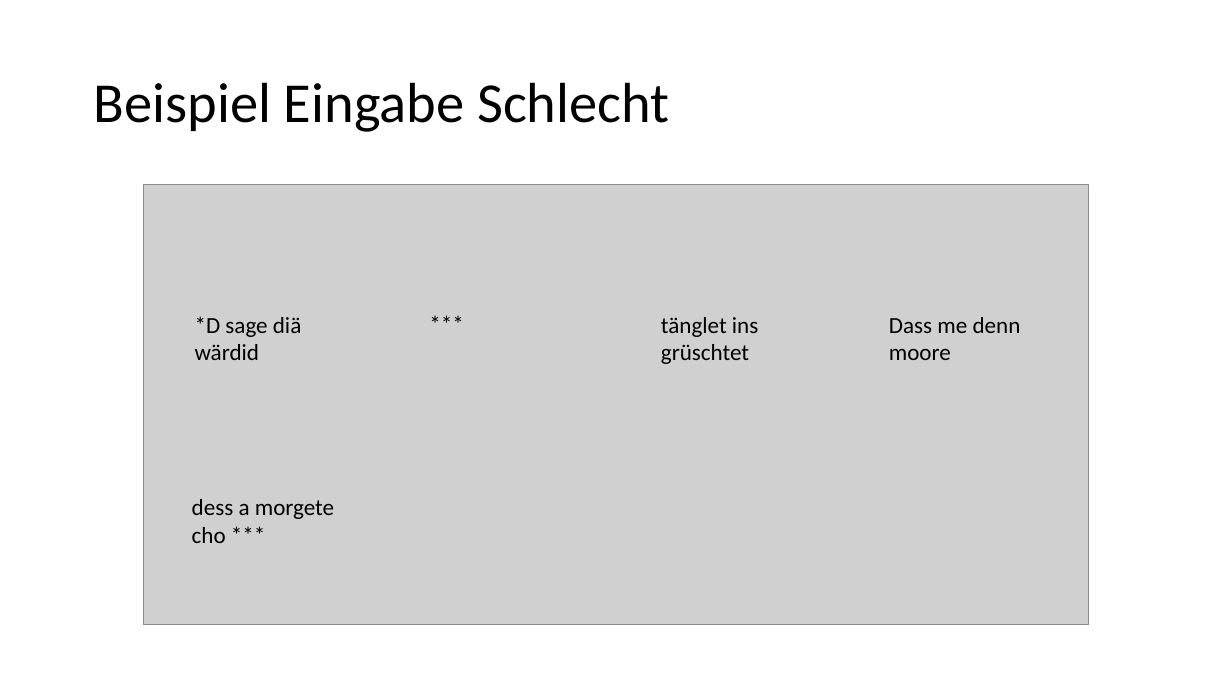
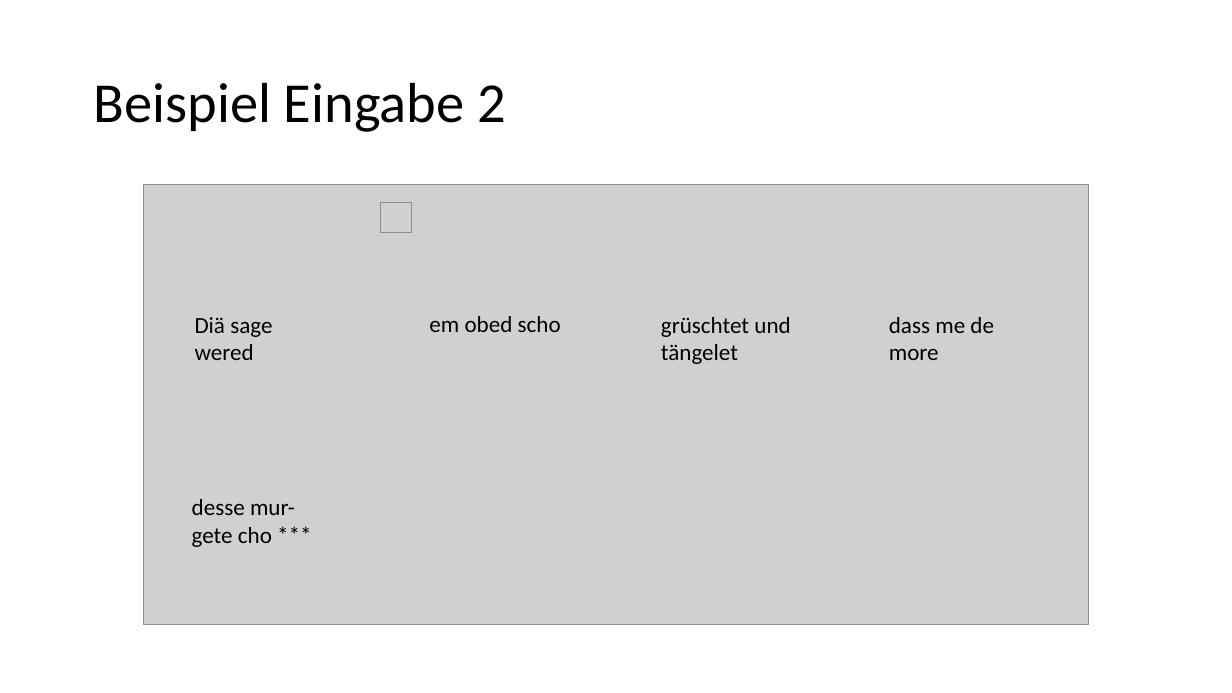
Before and after one commit to 837/ip5-nlp-ch, a slide deck: slide 8 of doc/IP5_Presentation.pptx. Drawn at 1232x693 pixels with LibreOffice and Linux fonts; fonts in the diff are those of the drawing; grey boxes stand for pictures. Boxes give left, top, right and bottom in pixels: in the first picture for what was removed or moved away, otherwise in the second. Text is boxed around its words. In the diff, an @@ line names an element or a change of style, - is before the commit and + after.

```diff
--- a/doc/IP5_Presentation.pptx
+++ b/doc/IP5_Presentation.pptx
@@ title at [94,82,506,132]: text changed @@
-Beispiel Eingabe Schlecht
+Beispiel Eingabe 2
@@ picture added at [381,202,411,233] @@
@@ text at [195,317,272,360]: text changed @@
-*D sage diä wärdid
+Diä sage wered
@@ text at [429,316,561,332]: text changed @@
-***
+em obed scho
@@ text at [661,317,790,364]: text changed @@
-tänglet ins grüschtet
+grüschtet und tängelet
@@ text at [889,317,994,360]: text changed @@
-Dass me denn moore
+dass me de more
@@ text at [192,499,295,547]: text changed @@
-dess a morgete cho ***
+desse mur-
+gete cho ***
```
Also in this commit, not shown: 1 other slide changed, 3 slides added, 1 slide removed.
